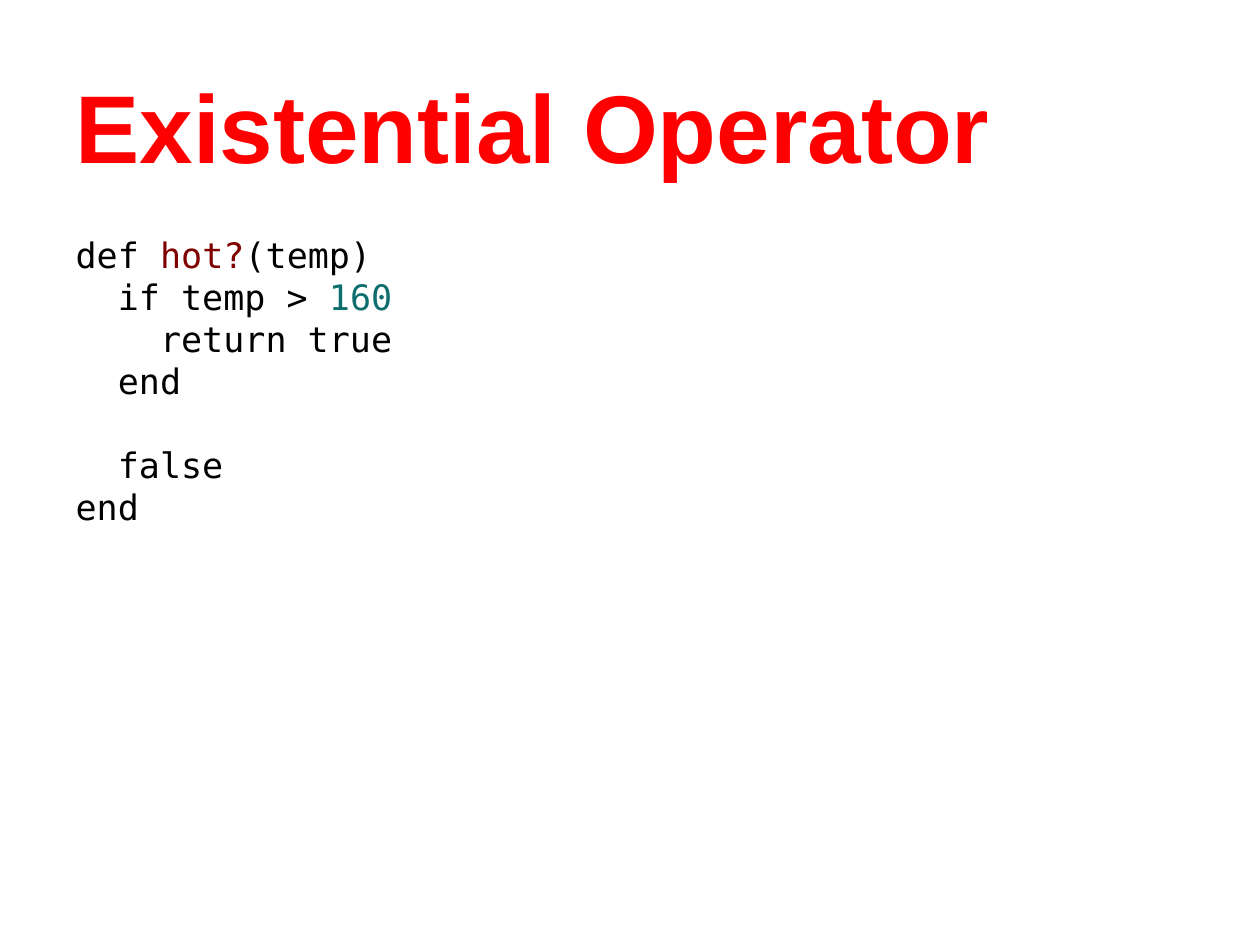
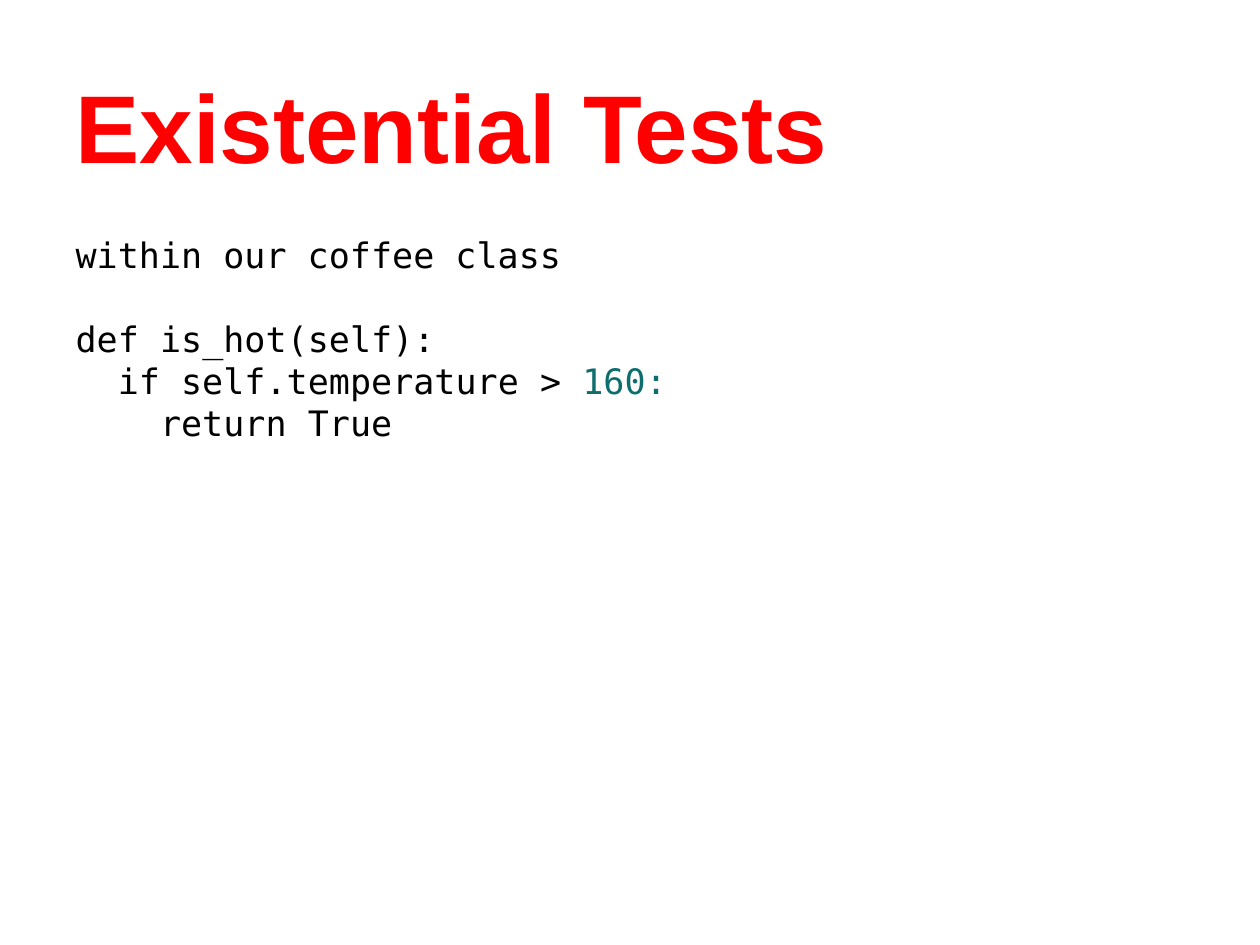
Before and after one commit to humanitiesprogramming/slides, a slide deck: slide 22 of 2017/python/B Done - ish/Ruby - Programming Concepts III.pptx. Drawn at 1260x945 pixels with LibreOffice and Linux fonts; fonts in the diff are those of the drawing. Boxes give left, top, right and bottom in pixels: in the first picture for what was removed or moved away, otherwise in the second. Text is boxed around its words. In the diff, an @@ line names an element or a change of style, - is before the commit and + after.

```diff
--- a/2017/python/B Done - ish/Ruby - Programming Concepts III.pptx
+++ b/2017/python/B Done - ish/Ruby - Programming Concepts III.pptx
@@ title at (76,93,827,164): text changed @@
-Existential Operator
+Existential Tests
@@ text at (76,241,666,437): text changed @@
-def hot?(temp)
-if temp > 160
-return true
-end
-false
-end
+within our coffee class
+def is_hot(self):
+if self.temperature > 160:
+return True
```
Also in this commit, not shown: 7 other slides changed.
